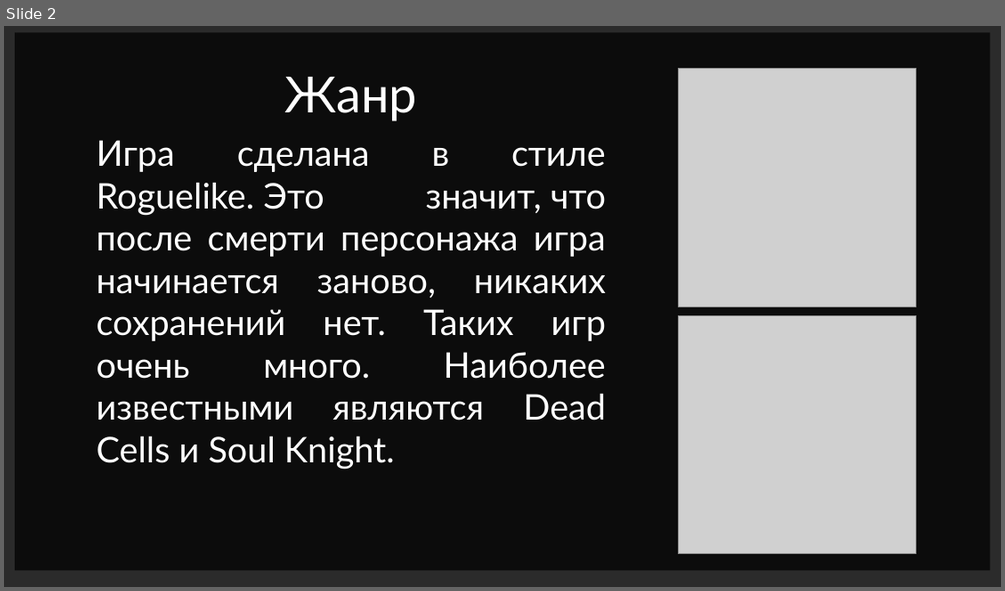
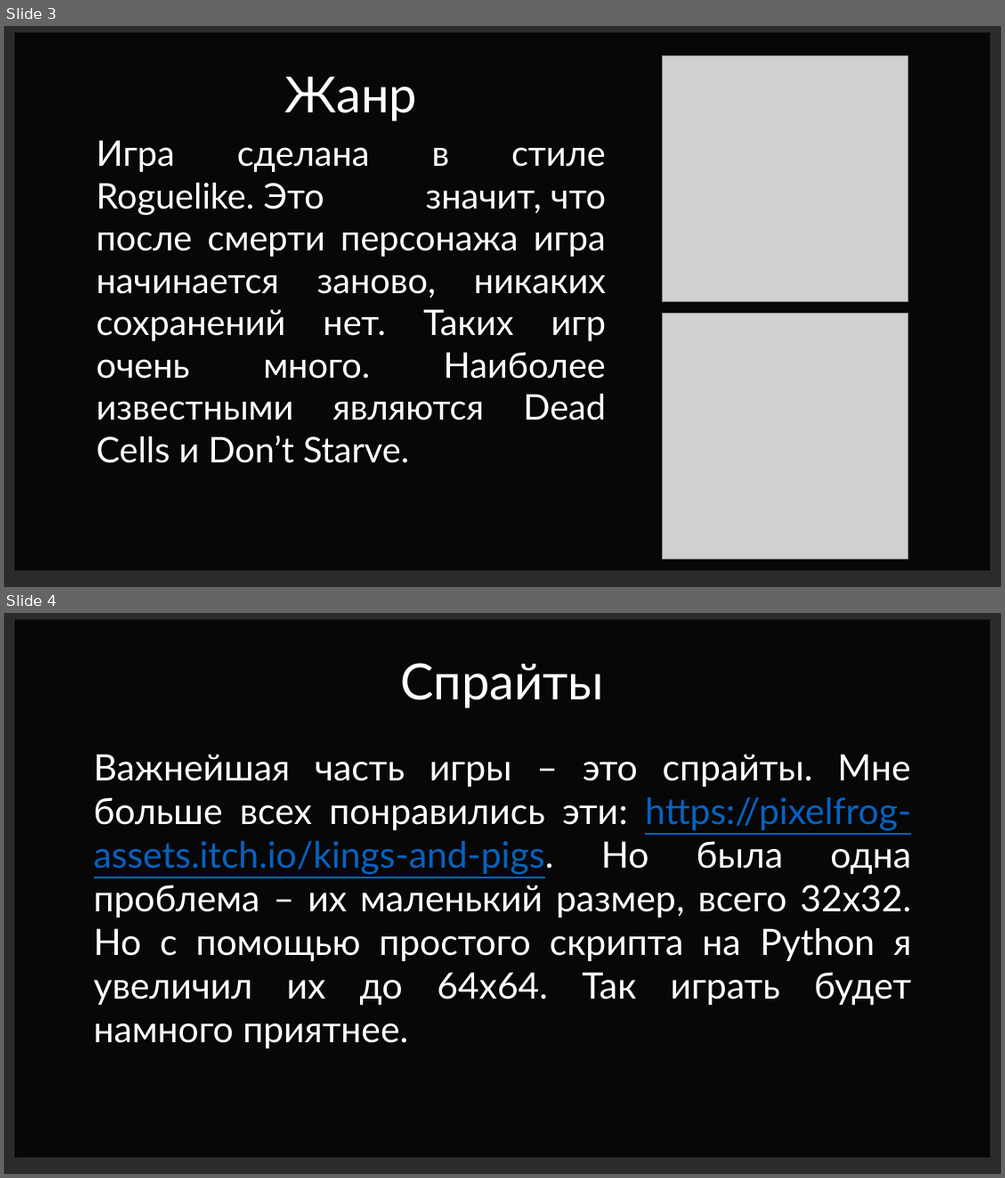
Before and after one commit to fivan999/Kings-and-Pigs, a slide deck: Kings and pigs.pptx. Shown one above the other, each under a label of ours: slide 2 before the commit, slides 3 and 4 after it. The pictures are 1005x591 and 1005x1178 pixels, drawn with LibreOffice and Linux fonts; fonts in the diff are those of the drawing; grey boxes stand for pictures; background and template pictures are left out; a plain dark background stands for a picture behind light text. Boxes give left, top, right and bottom in pixels: in the first picture for what was removed or moved away, otherwise in the second. Text is boxed around its words. In the diff, an @@ line names an element or a change of style, - is before the commit and + after.

```diff
--- a/Kings and pigs.pptx
+++ b/Kings and pigs.pptx
@@ slide 4 added at box(4, 613, 1001, 1174), background picture (left out) @@
@@ rectangle added at box(16, 620, 990, 1158), fill #000000 at 82% opacity @@
@@ text added at box(401, 663, 605, 708), 48 pt, text #FFFFFF @@
+Спрайты
@@ text added at box(94, 754, 911, 1048), 35 pt, text #FFFFFF @@
+Важнейшая часть игры – это спрайты. Мне больше всех понравились эти: https://pixelfrog-assets.itch.io/kings-and-pigs. Но была одна проблема – их маленький размер, всего 32х32. Но с помощью простого скрипта на Python я увеличил их до 64x64. Так играть будет намного приятнее.
@@ what was slide 2 is now slide 3 @@
@@ slide 3 changed as well @@
@@ rectangle at box(16, 33, 990, 571): fill #000000 at 70% opacity to #000000 at 82% opacity @@
@@ picture: place and size @@
-picture at box(678, 69, 915, 306)
+picture at box(662, 56, 908, 302)
@@ text at box(97, 140, 606, 463): text changed @@
-Игра сделана в стиле Roguelike. Это значит, что после смерти персонажа игра начинается заново, никаких сохранений нет. Таких игр очень много. Наиболее известными являются Dead Cells и Soul Knight.
+Игра сделана в стиле Roguelike. Это значит, что после смерти персонажа игра начинается заново, никаких сохранений нет. Таких игр очень много. Наиболее известными являются Dead Cells и Don’t Starve.
@@ picture: place and size @@
-picture at box(678, 315, 915, 553)
+picture at box(662, 313, 908, 559)
```
Also in this commit, not shown: 5 other slides changed, 3 other slides added, 4 other files.
